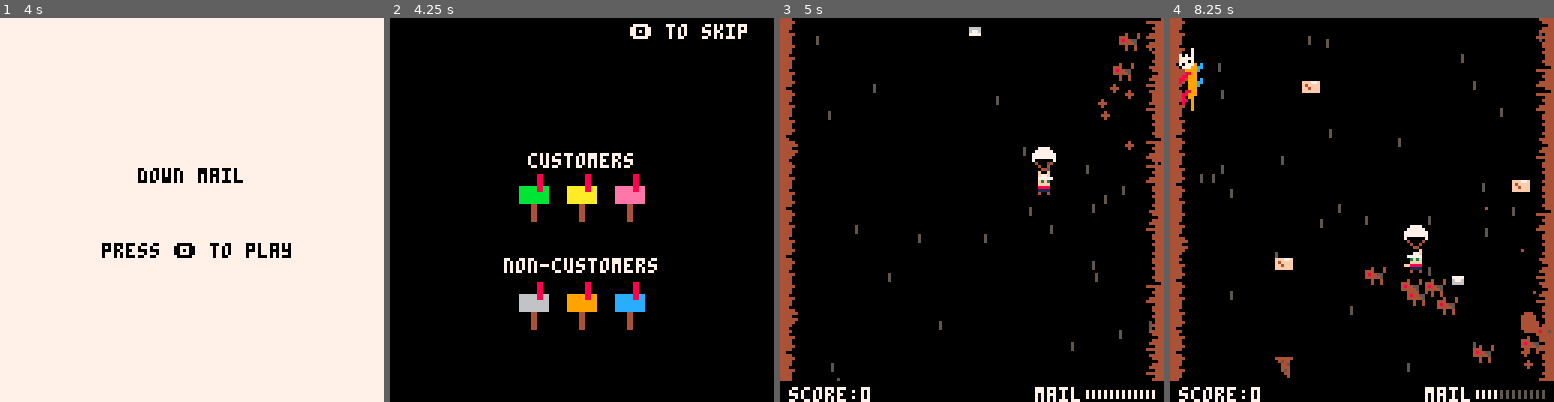
Above: before the commit, frames 1-4 (left to right).
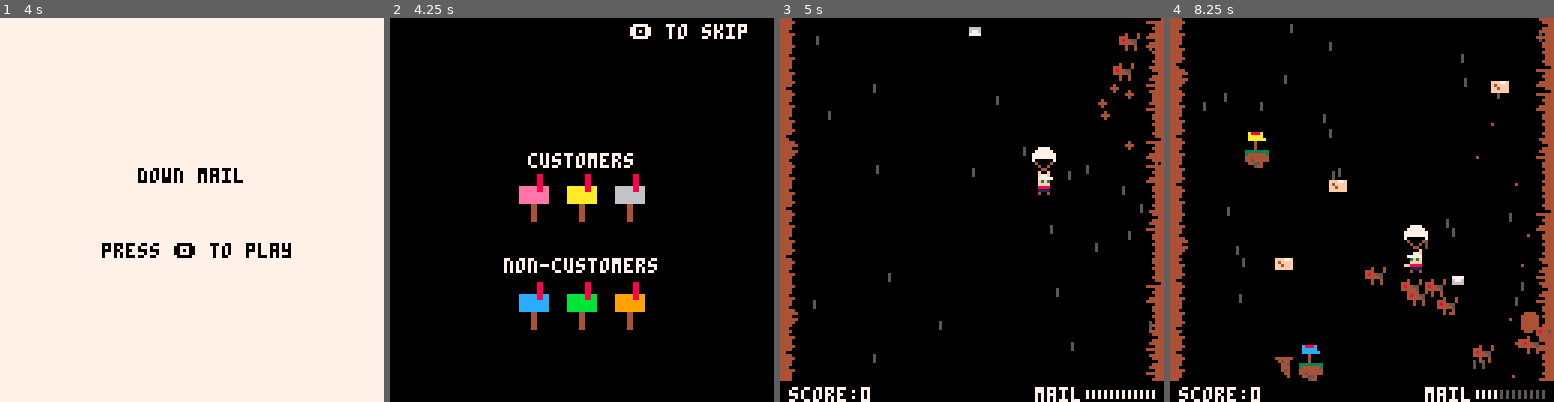
Above: after the commit, the same moments.

Repository: sugarvoid/down-mail
Game: PICO-8 cartridge down_mail.p8
Two runs of this game, one before a commit and one after it. Both use one fixed random seed, a clock stepped at 60 frames per second and the inputs below.
Inputs:
- Up to frame 1 (4 s): tap X (X key) at 0.33, 1.07, 1.85, 2.97 s; tap O (Z key) at 0.7, 1.7, 2.1, 2.5, 2.9, 3.3, 3.7 s; hold Right 1.6-2.1 s; hold Up 2.15-2.42 s; hold Right 2.47-3.03 s; hold Left 3.08-3.58 s; hold Down 3.63-3.97 s
- Up to frame 2 (4.25 s): hold Right from 4.02 s (still down); tap X (X key) at 4.08 s; tap O (Z key) at 4.1 s
- Up to frame 3 (5 s): tap O (Z key) at 4.5, 4.9 s; release Right at 4.68 s; hold Up from 4.73 s (still down)
- Up to frame 4 (8.25 s): release Up at 5.03 s; hold Left 5.08-5.68 s; tap X (X key) at 5.2, 6.32, 7.43 s; tap O (Z key) every 0.4 s from 5.3 to 8.1 s; hold Down 5.73-6.03 s; hold Right 6.08-6.58 s; hold Right 6.63-7.13 s; hold Up 7.18-7.45 s; hold Right 7.5-8.07 s; hold Left from 8.12 s (still down)

Frame 1 is identical in both runs. In frame 2, 1.7% of the frame differs, in the area x 33-67%, y 43-77%; in frame 3, 0.4%; in frame 4, 2.8%, in the area x 2-97%, y 1-95%.

Commit message:
Finish hint toggle menu option

Diff:
--- a/src/demon.lua
+++ b/src/demon.lua
@@ -9,7 +9,7 @@
 local thing_on_left = false
 local thing_on_right = false
 
-local throw_times = {30*5,30*3,30*2}
+local throw_times = {30*3,30*2,30*1}
 
 function demon:new(side)
     local _demon = setmetatable({}, demon)
--- a/src/main.lua
+++ b/src/main.lua
@@ -12,6 +12,7 @@
 game_over_x = -10
 score=0
 bouns_timer=0
+hint_txt= "hint off"
 
 deliveries={0,0}
 
@@ -35,7 +36,7 @@
 }
 g_state=nil
 
-deliveries_left = 4 --10
+deliveries_left = 10
 
 end_text_l1=""
 end_text_l2=""
@@ -76,8 +77,25 @@
 
 function _init()
     poke(0x5f5c, 255)
-    menuitem(3, "toogle hint", function(b) if (b&32 > 0) then reminder = not reminder end end)
+    --menuitem(1, "select me", my_menu_item)
+    menuitem(3, hint_txt, my_menu_item)
     restart_game()
+end
+
+function my_menu_item(b)
+    if (b&1 > 0) toggle_hint()
+    if (b&2 > 0) toggle_hint()
+    return true -- stay open
+end
+
+function toggle_hint()
+    reminder = not reminder
+    if reminder then
+        hint_txt = "hint on"
+    else
+        hint_txt= "hint off"
+    end
+    menuitem(_,hint_txt)
 end
 
 function _update()
--- a/src/player.lua
+++ b/src/player.lua
@@ -110,7 +110,6 @@
             self.thr_anmi -= 1
         end
         if self.thr_anmi == 0 then
-            --and self.img==self.sprite_b then
             self.img = self.sprite_a
         else
             self.img = self.sprite_b
--- a/src/spawner.lua
+++ b/src/spawner.lua
@@ -19,8 +19,8 @@
 spawner = {
     rock_1 = randsec_rang(3, 10),
     rock_2 = randsec_rang(3, 10),
-    mail_box = 140,
-    demon = 140,
+    mail_box = 40,
+    demon = 30*10,
     ring = 30,
 
     update = function(self)
Not shown, changed: readme.md
